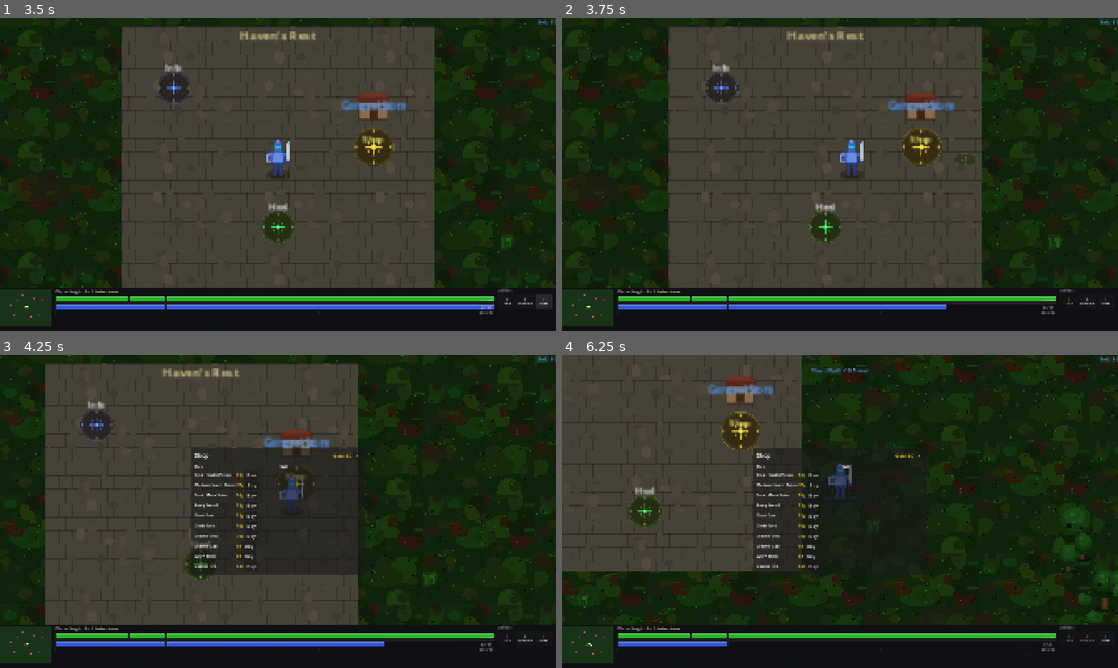
Above: before the commit, frames 1-4 (two rows, left to right).
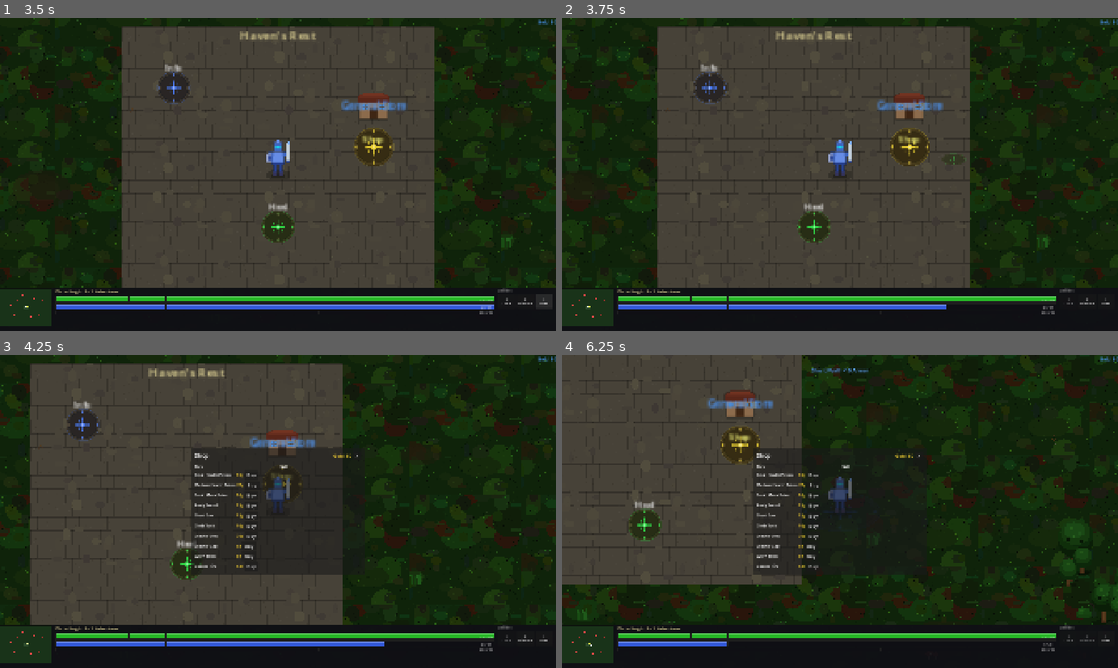
Above: after the commit, the same moments.

Repository: slxny/legends-open-rpg
Game: Godot game, scene res://scenes/main.tscn
The game is run twice, just before and just after one commit, with the same random seed, the same clock (stepped at 60 frames per second) and the same inputs.
Inputs (mouse positions are in pixels of both pictures, inside the frame that each line leads up to):
- Up to frame 1 (3.5 s): click "SELECT" at 0.5 s; click "Q Cleave" at 1.25 s; click "E Shield Wall" at 2 s; click "I Items" at 2.75 s
- Up to frame 2 (3.75 s): tap Enter at 3.5 s; move the mouse to (962, 158) at 3.52 s; hold D (move_right) from 3.53 s (still down); hold Q (ability_1) from 3.53 s (still down); click (962, 158) at 3.67 s
- Up to frame 3 (4.25 s): keep holding D (move_right); keep holding Q (ability_1)
- Up to frame 4 (6.25 s): move the mouse to (728, 527) at 4.27 s; release D (move_right) at 4.28 s; release Q (ability_1) at 4.28 s; hold S (move_down) 4.28-5.03 s; tap E (ability_2) at 4.35 s; click (728, 527) at 4.42 s; move the mouse to (895, 442) at 5.02 s; hold D (move_right) 5.03-5.78 s; tap F (interact) at 5.1 s; click (895, 442) at 5.17 s; move the mouse to (812, 574) at 5.77 s; hold W (move_up) from 5.78 s (still down); tap 1 at 5.85 s; click (812, 574) at 5.92 s

Frame 1 is identical in both runs. In frame 2, 9.2% of the frame differs, in the area x 0-100%, y 0-87%; in frame 3, 8.9%; in frame 4, 12%.

Commit message:
Fix mouse jitter by disabling camera position smoothing
position_smoothing causes the camera's canvas transform to lag behind the
player, making get_global_mouse_position() return stale world coordinates
every frame — resulting in jitter and stuck clicks. Disabling it makes
the camera track the player exactly each frame so mouse coords are always
correct. Screen shake still works via camera.offset tweens.

https://claude.ai/code/session_01Dfh27BWG9Vw5HJZPhEGQWV

Diff:
--- a/scenes/player/player.gd
+++ b/scenes/player/player.gd
@@ -304,16 +304,7 @@
 		_selection_circle.global_position = _selected_enemy.global_position
 
 func _get_world_mouse_pos() -> Vector2:
-	# get_global_mouse_position() is broken when camera position_smoothing is
-	# enabled because it uses the camera's lagged canvas transform, causing the
-	# computed world position to drift / "freeze" in the center.
-	# Instead, convert screen-space mouse coords using the camera's true
-	# (non-smoothed) position directly.
-	var screen_mouse: Vector2 = get_viewport().get_mouse_position()
-	var viewport_size: Vector2 = get_viewport().get_visible_rect().size
-	var screen_center: Vector2 = viewport_size * 0.5
-	var offset_from_center: Vector2 = screen_mouse - screen_center
-	return camera.global_position + offset_from_center / camera.zoom
+	return get_global_mouse_position()
 
 func _get_clickable_at_mouse() -> Node2D:
 	var mouse_pos = _get_world_mouse_pos()
--- a/scenes/player/player.tscn
+++ b/scenes/player/player.tscn
@@ -47,8 +47,6 @@
 
 [node name="Camera2D" type="Camera2D" parent="."]
 zoom = Vector2(3.0, 3.0)
-position_smoothing_enabled = true
-position_smoothing_speed = 8.0
 
 [node name="StatsComponent" type="Node" parent="."]
 script = ExtResource("2_stats")
